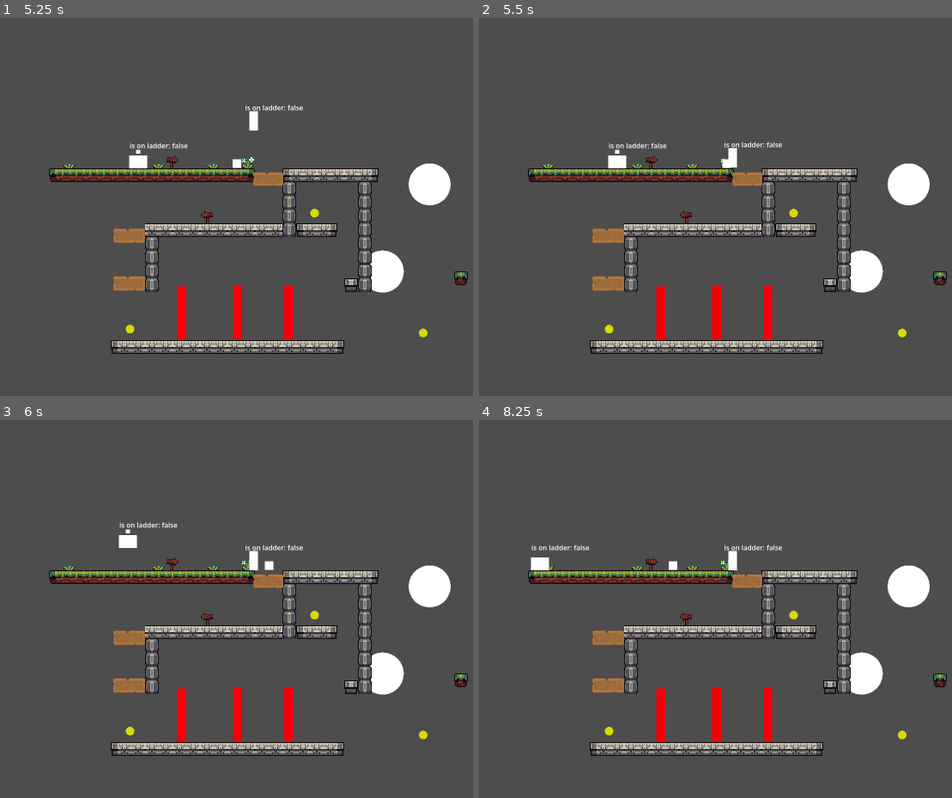
Above: before the commit, frames 1-4 (two rows, left to right).
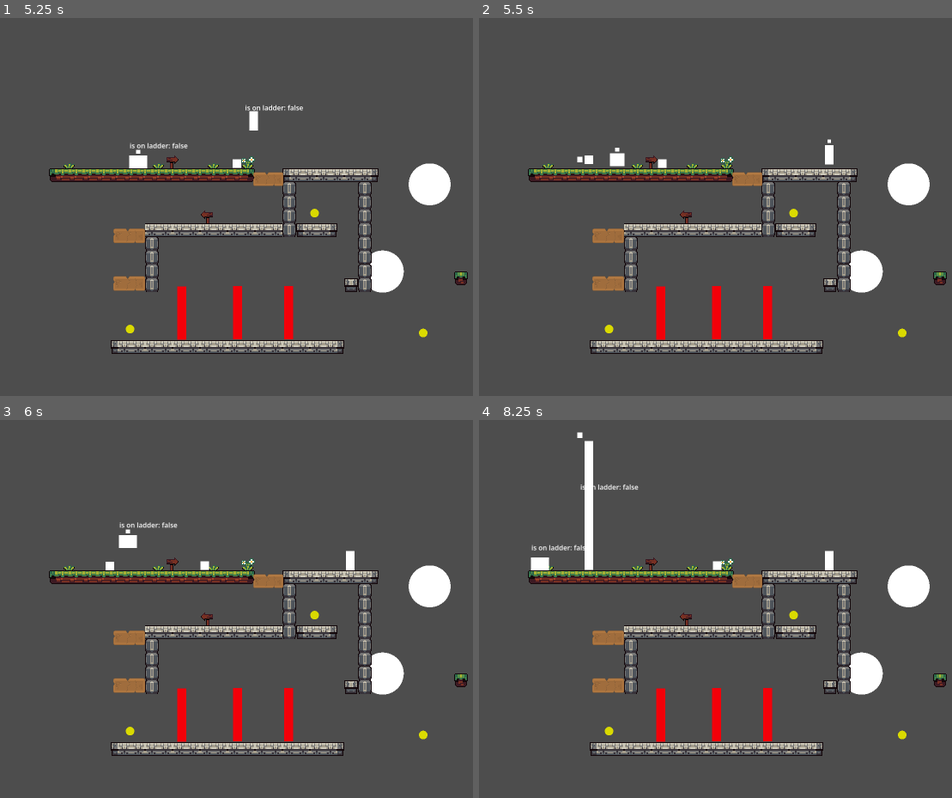
Above: after the commit, the same moments.

Repository: sighyuel/The-Cursed-Little-Pigs
Game: Godot game, scene res://test-stuff/levels/test-level.tscn
The game is run twice, just before and just after one commit, with the same random seed, the same clock (stepped at 60 frames per second) and the same inputs.
Inputs:
- Up to frame 1 (5.25 s): hold X (Y) 0.53-1.28 s; hold C (Right Bumper) 0.53-2.03 s; tap Space (A) at 0.6, 1.55, 2.1, 3.05, 4.35 s; tap Up (ui_up) at 0.77, 1.52, 3.02, 3.77, 4.52 s; tap X (Y) at 1.35 s; hold Left (ui_left) 2.03-2.78 s; hold X (Y) 2.03-2.78 s; hold C (Right Bumper) 2.78-4.28 s; tap Z (B) at 2.85 s; hold X (Y) 3.53-4.28 s; hold Left (ui_left) 4.28-5.03 s; hold C (Right Bumper) from 5.03 s (still down); hold X (Y) from 5.03 s (still down)
- Up to frame 2 (5.5 s): keep holding C (Right Bumper); keep holding X (Y)
- Up to frame 3 (6 s): release C (Right Bumper) at 5.78 s; release X (Y) at 5.78 s; hold Left (ui_left) from 5.78 s (still down); tap Space (A) at 5.85 s
- Up to frame 4 (8.25 s): tap Up (ui_up) at 6.02, 6.77, 7.52 s; hold X (Y) 6.53-7.28 s; tap Z (B) at 6.6 s; release Left (ui_left) at 7.28 s; hold C (Right Bumper) from 7.28 s (still down); tap X (Y) at 7.35 s; tap Space (A) at 7.55, 8.1 s; hold X (Y) from 8.03 s (still down)

Frame 1 is identical in both runs. In frame 2, 0.6% of the frame differs, in the area x 20-75%, y 32-40%; in frame 3, 0.4%; in frame 4, 1.1%, in the area x 20-75%, y 3-40%.

Commit message:
Fixed patrol enemy
-Signal was not connected to the Area2D

-Will replace the old death code with revamped death code

Diff:
--- a/test-project/project.godot
+++ b/test-project/project.godot
@@ -75,6 +75,7 @@
 2d_physics/layer_3="Spikes"
 2d_physics/layer_4="Ground"
 2d_physics/layer_5="Ladder"
+2d_physics/layer_6="Layer 6"
 
 [physics]
 
--- a/test-project/scenes/Character Scenes/dale.tscn
+++ b/test-project/scenes/Character Scenes/dale.tscn
@@ -22,7 +22,6 @@
 piggy = "Dale"
 collision = NodePath("charCol")
 charMesh = NodePath("mesh")
-MAX_VELOCITY = 100.0
 JUMP_VELOCITY = 500.0
 acceleration = 2.0
 ladder_speed = -150.515
--- a/test-project/scenes/Hazards/PatrolEnemy.tscn
+++ b/test-project/scenes/Hazards/PatrolEnemy.tscn
@@ -7,6 +7,8 @@
 [sub_resource type="RectangleShape2D" id="RectangleShape2D_5rgpn"]
 
 [node name="PatrolEnemy" type="Area2D" unique_id=812782412]
+collision_layer = 0
+collision_mask = 2
 script = ExtResource("1_4e83o")
 
 [node name="Sprite2D" type="Sprite2D" parent="." unique_id=669148822]
@@ -20,4 +22,5 @@
 wait_time = 2.0
 autostart = true
 
+[connection signal="body_entered" from="." to="." method="_on_body_entered"]
 [connection signal="timeout" from="Timer" to="." method="_on_timer_timeout"]
--- /dev/null
+++ b/test-project/scenes/Level Object Scenes/circle saw.tscn
@@ -0,0 +1,21 @@
+[gd_scene format=3 uid="uid://y53l4gsbbxvp"]
+
+[ext_resource type="Script" path="res://scripts/Level Objects/circle_saw.gd" id="1_13jwt"]
+
+[sub_resource type="CircleShape2D" id="CircleShape2D_22jcu"]
+
+[sub_resource type="SphereMesh" id="SphereMesh_13jwt"]
+
+[node name="CircleSaw" type="Area2D" unique_id=504590791]
+collision_mask = 2
+script = ExtResource("1_13jwt")
+
+[node name="CollisionShape2D" type="CollisionShape2D" parent="." unique_id=1825341653]
+shape = SubResource("CircleShape2D_22jcu")
+
+[node name="MeshInstance2D" type="MeshInstance2D" parent="." unique_id=24263228]
+position = Vector2(8.046627e-07, 3.9041042e-06)
+scale = Vector2(20.02268, 20.000008)
+mesh = SubResource("SphereMesh_13jwt")
+
+[connection signal="body_entered" from="." to="." method="_on_body_entered"]
--- a/test-project/scripts/Hazards/PatrolEnemy.gd
+++ b/test-project/scripts/Hazards/PatrolEnemy.gd
@@ -2,10 +2,6 @@
 
 const SPEED = 100.0
 var directions = 1.0
-
-func _ready() -> void:
-	pass
-
 
 
 func _process(delta: float) -> void:
@@ -17,4 +13,6 @@
 
 
 func _on_body_entered(body: Node2D) -> void:
-	pass # Replace with function body.
+	if body is character:
+		print("inside enemy")
+		get_tree().call_deferred("reload_current_scene") # Replace with function body.
Not shown: 1 places in test-project/scenes/Hazards/PatrolEnemy.tscn that only renumber resources
